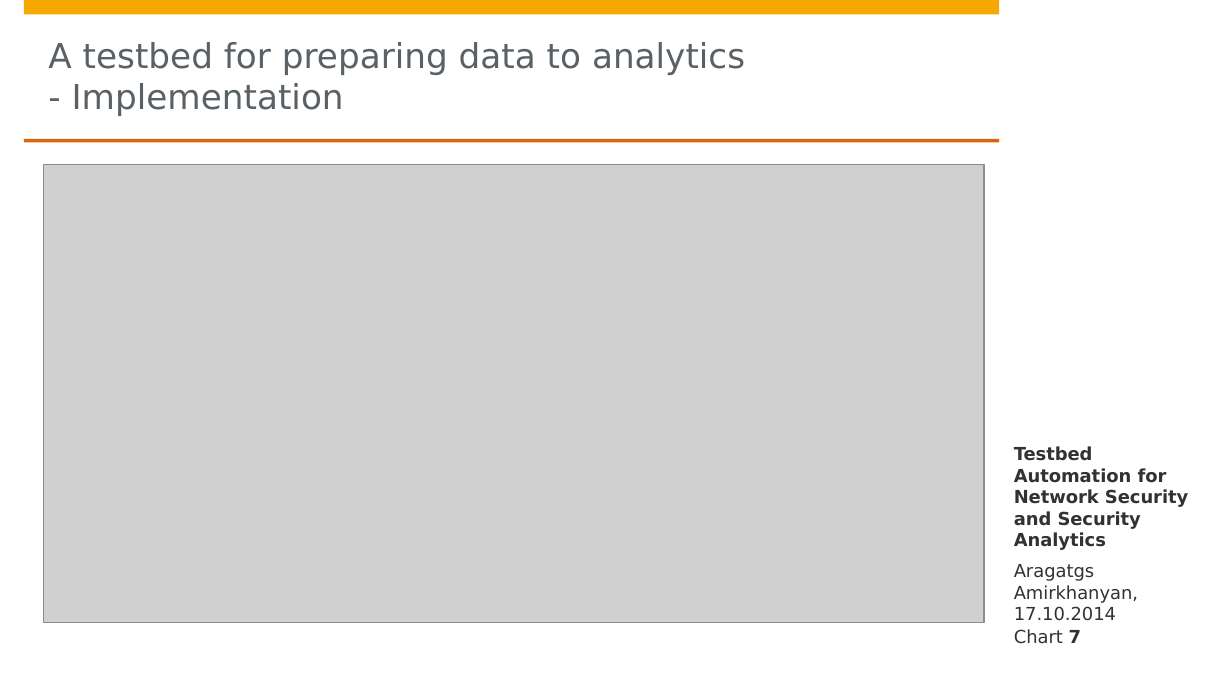
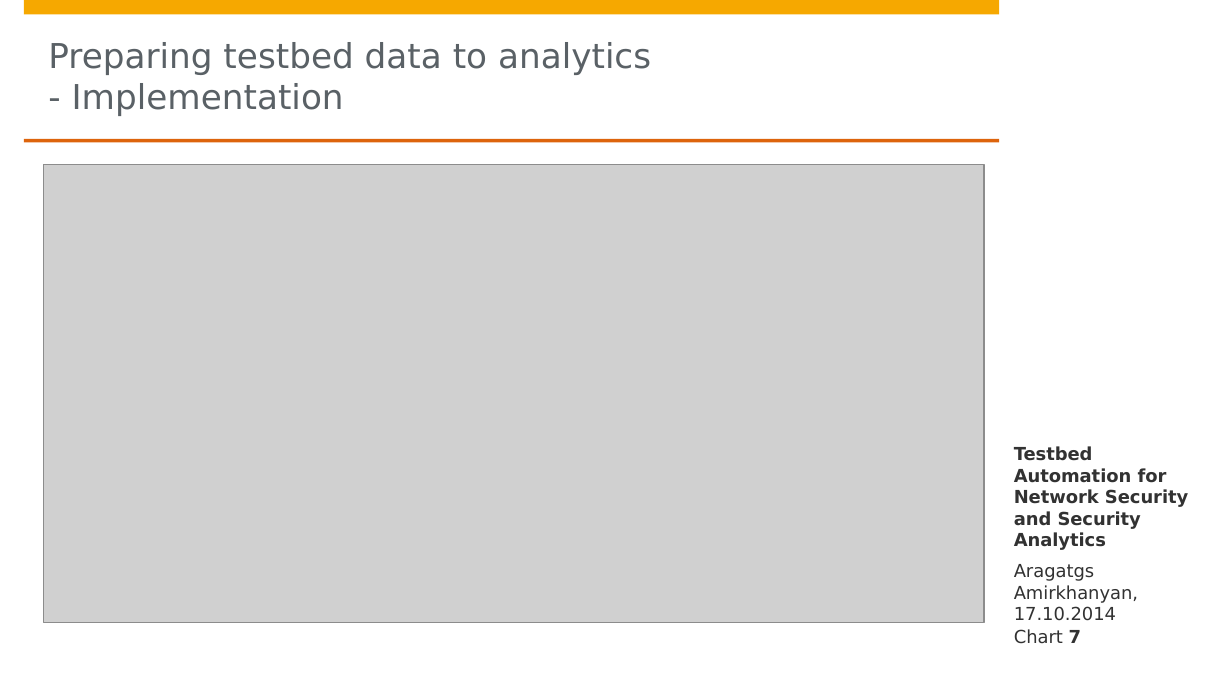
Before and after one commit to aragats/HPI, a slide deck: slide 7 of Research School/Retreat/Fall 2014/retreat draft 4/Aragats_Amirkhanyan_Fall_Retreat_2014.pptx. Drawn at 1232x693 pixels with LibreOffice and Linux fonts; fonts in the diff are those of the drawing; grey boxes stand for pictures; background and template pictures are left out. Boxes give left, top, right and bottom in pixels: in the first picture for what was removed or moved away, otherwise in the second. Text is boxed around its words. In the diff, an @@ line names an element or a change of style, - is before the commit and + after.

```diff
--- a/Research School/Retreat/Fall 2014/retreat draft 4/Aragats_Amirkhanyan_Fall_Retreat_2014.pptx
+++ b/Research School/Retreat/Fall 2014/retreat draft 4/Aragats_Amirkhanyan_Fall_Retreat_2014.pptx
@@ title at <box>48,42,651,116</box>: text changed @@
-A testbed for preparing data to analytics
-- Implementation
+Preparing testbed data to analytics
+- Implementation
```
Also in this commit, not shown: 5 other slides changed, 1 other file.
